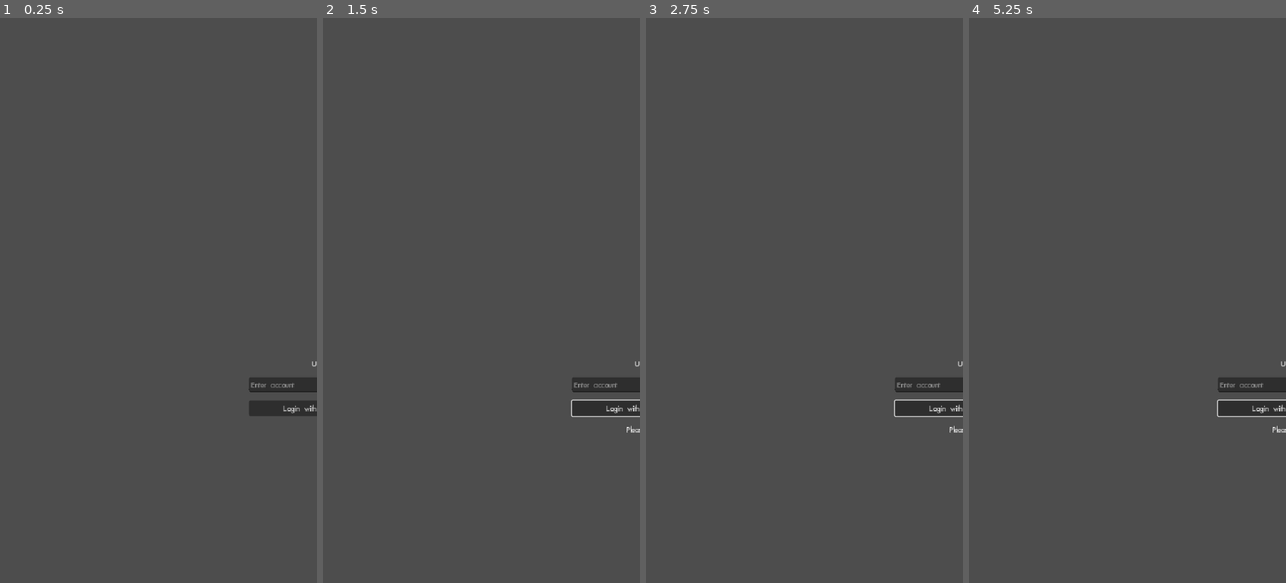
Above: before the commit, frames 1-4 (left to right).
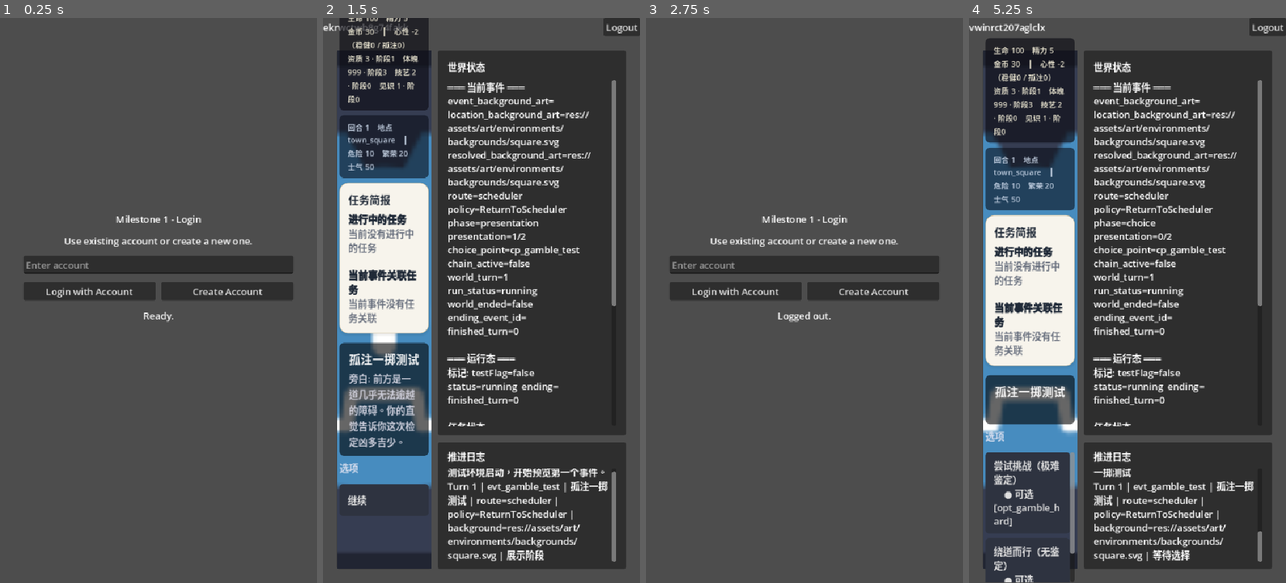
Above: after the commit, the same moments.

Repository: lwbiuchsjk/vibeTest
Game: Godot game, scene res://control.tscn
Same seed, same stepped clock (60 frames per second), same inputs: the game is played once before the commit and once after it.
Inputs (mouse positions are in pixels of both pictures, inside the frame that each line leads up to):
- Up to frame 1 (0.25 s): no input
- Up to frame 2 (1.5 s): click "Login with Account" at 0.5 s; click (551, 289) at 1.25 s, where only the run after the commit has a clickable "Create Account"
- Up to frame 3 (2.75 s): click (943, 29) at 2 s, where only the run after the commit has a clickable "Logout"
- Up to frame 4 (5.25 s): click "Login with Account" at 2.75 s; click (1197, 289) at 3.5 s, where only the run after the commit has a clickable "Create Account"; click (1029, 498) at 4.25 s, where only the run after the commit has a clickable "继续"; click (1029, 492) at 5 s, where only the run after the commit has a clickable "继续"

The runs differ from the first frame. In frame 1, 6.7% of the frame differs, in the area x 7-100%, y 34-71%; in frame 2, 76%; in frame 3, 6.9%; in frame 4, 77%, in the area x 0-100%, y 0-100%.

Commit message:
接入 event_logic_test 到主流程：登录后动态加载游戏场景
- control.gd 新增 GAME_SCENE_PATH 常量，登录后实例化场景到 GameContainer
- control.tscn GamePanel 替换为 GameWrapper（顶栏 + 游戏容器），根节点对齐 540x960
- 登出时销毁游戏场景实例，回到登录界面

Co-Authored-By: Claude Opus 4.6 <noreply@anthropic.com>

Diff:
--- a/control.gd
+++ b/control.gd
@@ -4,19 +4,24 @@
 const USE_MOCK_BACKEND := true
 const BASE_URL := "http://127.0.0.1:8000"
 
+# 游戏主场景路径。替换此常量即可切换正式功能场景。
+const GAME_SCENE_PATH := "res://test/event_logic_test.tscn"
+
 @onready var login_panel: VBoxContainer = $LoginPanel
 @onready var account_input: LineEdit = $LoginPanel/AccountInput
 @onready var login_button: Button = $LoginPanel/ButtonRow/LoginButton
 @onready var create_button: Button = $LoginPanel/ButtonRow/CreateButton
 @onready var status_label: Label = $LoginPanel/StatusLabel
-@onready var game_panel: VBoxContainer = $GamePanel
-@onready var account_label: Label = $GamePanel/AccountLabel
-@onready var clear_count_label: Label = $GamePanel/ClearCountLabel
-@onready var logout_button: Button = $GamePanel/LogoutButton
+@onready var game_wrapper: VBoxContainer = $GameWrapper
+@onready var account_bar_label: Label = $GameWrapper/TopBar/AccountBarLabel
+@onready var logout_button: Button = $GameWrapper/TopBar/LogoutButton
+@onready var game_container: Control = $GameWrapper/GameContainer
 @onready var http_request: HTTPRequest = $HTTPRequest
 
 var _net_client: RefCounted
 var _is_submitting := false
+# 当前加载的游戏场景实例，登出时销毁。
+var _game_scene_instance: Control = null
 
 func _ready() -> void:
 	_net_client = NetClientScript.new()
@@ -36,6 +41,7 @@
 	await _submit_login("")
 
 func _on_logout_pressed() -> void:
+	_unload_game_scene()
 	account_input.text = ""
 	_show_login("Logged out.")
 
@@ -62,19 +68,42 @@
 		return
 
 	var account_text := str(result.get("account", ""))
-	var clear_count := int(result.get("clear_count", 0))
-	_show_game(account_text, clear_count)
+	_show_game(account_text)
 
+# 功能：切换到游戏界面，动态加载 GAME_SCENE_PATH 指定的场景。
+func _show_game(account: String) -> void:
+	login_panel.visible = false
+	game_wrapper.visible = true
+	account_bar_label.text = account
+
+	_load_game_scene()
+
+# 功能：切换到登录界面。
 func _show_login(message: String) -> void:
 	login_panel.visible = true
-	game_panel.visible = false
+	game_wrapper.visible = false
 	_set_status(message)
 
-func _show_game(account: String, clear_count: int) -> void:
-	login_panel.visible = false
-	game_panel.visible = true
-	account_label.text = "Account: %s" % account
-	clear_count_label.text = "Clear Count: %d" % clear_count
+# 功能：加载并实例化游戏场景到 GameContainer。
+func _load_game_scene() -> void:
+	_unload_game_scene()
+	var scene_resource: PackedScene = load(GAME_SCENE_PATH)
+	if scene_resource == null:
+		push_error("无法加载游戏场景: %s" % GAME_SCENE_PATH)
+		return
+	_game_scene_instance = scene_resource.instantiate() as Control
+	if _game_scene_instance == null:
+		push_error("游戏场景实例化失败: %s" % GAME_SCENE_PATH)
+		return
+	# 让游戏场景填满容器。
+	_game_scene_instance.set_anchors_preset(Control.PRESET_FULL_RECT)
+	game_container.add_child(_game_scene_instance)
+
+# 功能：卸载当前游戏场景实例，释放资源。
+func _unload_game_scene() -> void:
+	if _game_scene_instance != null:
+		_game_scene_instance.queue_free()
+		_game_scene_instance = null
 
 func _set_inputs_enabled(enabled: bool) -> void:
 	login_button.disabled = not enabled
--- a/control.tscn
+++ b/control.tscn
@@ -1,18 +1,14 @@
-[gd_scene load_steps=4 format=3 uid="uid://dub1wk1hjvhbe"]
+[gd_scene load_steps=3 format=3 uid="uid://dub1wk1hjvhbe"]
 
 [ext_resource type="Script" uid="uid://uvbpbcnaua1h" path="res://control.gd" id="1_script"]
-[ext_resource type="FontFile" uid="uid://dtc16cg0dah4y" path="res://font/QingNiaoHuaGuangJianMeiHei-2.ttf" id="2_font"]
 
 [sub_resource type="Theme" id="Theme_default"]
-default_font = ExtResource("2_font")
 
 [node name="Control" type="Control"]
 layout_mode = 3
 anchors_preset = 15
 anchor_right = 1.0
 anchor_bottom = 1.0
-offset_right = 768.0
-offset_bottom = 432.0
 grow_horizontal = 2
 grow_vertical = 2
 theme = SubResource("Theme_default")
@@ -66,39 +62,33 @@
 text = "Ready."
 horizontal_alignment = 1
 
-[node name="GamePanel" type="VBoxContainer" parent="."]
+[node name="GameWrapper" type="VBoxContainer" parent="."]
 visible = false
 layout_mode = 1
-anchors_preset = 8
-anchor_left = 0.5
-anchor_top = 0.5
-anchor_right = 0.5
-anchor_bottom = 0.5
-offset_left = -230.0
-offset_top = -140.0
-offset_right = 230.0
-offset_bottom = 90.0
+anchors_preset = 15
+anchor_right = 1.0
+anchor_bottom = 1.0
 grow_horizontal = 2
 grow_vertical = 2
-theme_override_constants/separation = 14
+theme_override_constants/separation = 0
 
-[node name="GameTitle" type="Label" parent="GamePanel"]
+[node name="TopBar" type="HBoxContainer" parent="GameWrapper"]
 layout_mode = 2
-text = "Main Flow Page"
-horizontal_alignment = 1
+size_flags_horizontal = 3
+theme_override_constants/separation = 12
 
-[node name="AccountLabel" type="Label" parent="GamePanel"]
+[node name="AccountBarLabel" type="Label" parent="GameWrapper/TopBar"]
 layout_mode = 2
-text = "Account:"
-horizontal_alignment = 1
+size_flags_horizontal = 3
+text = "Account"
 
-[node name="ClearCountLabel" type="Label" parent="GamePanel"]
+[node name="LogoutButton" type="Button" parent="GameWrapper/TopBar"]
 layout_mode = 2
-text = "Clear Count: 0"
-horizontal_alignment = 1
+text = "Logout"
 
-[node name="LogoutButton" type="Button" parent="GamePanel"]
+[node name="GameContainer" type="Control" parent="GameWrapper"]
 layout_mode = 2
-text = "Back to Login"
+size_flags_horizontal = 3
+size_flags_vertical = 3
 
 [node name="HTTPRequest" type="HTTPRequest" parent="."]
